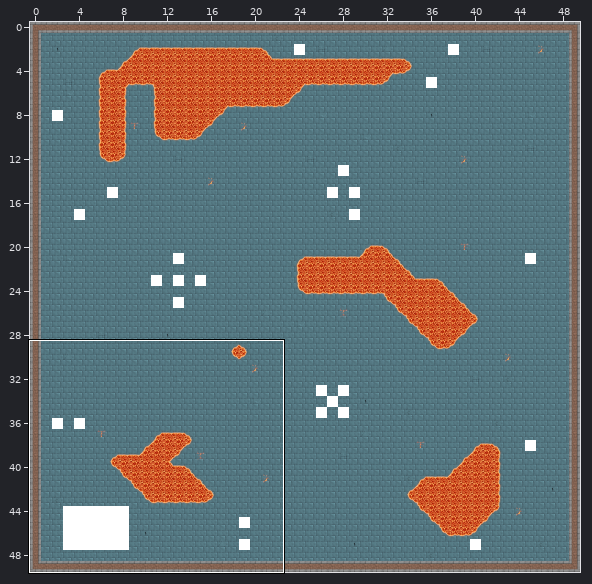
Two states of a Tiled map, Assessment 3/Levels/level1 50x50.tmx. Above: a wide view before the commit, with the close-up outlined.
Close-up. The starting point:
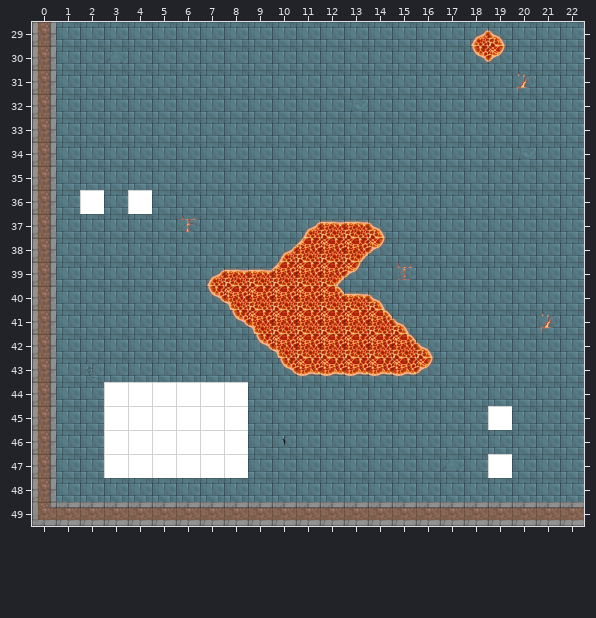
Cells are 64x64 px. Shown: x 0..22, y 29..49. The commit also changed other parts of the map, which this record leaves out.
After:
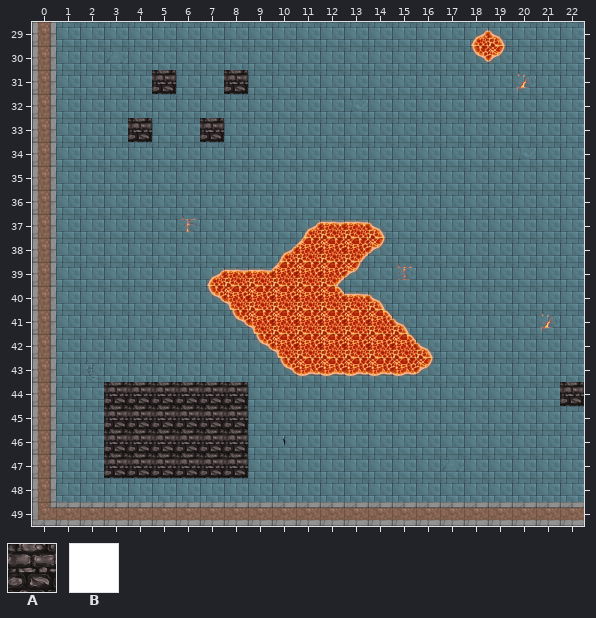
Key: from "All Tiles": A 0, B 64.
_ is an empty cell.
Change:
Layer "Enemy":
Tile B becomes tile A in rows 44 to 47 at x 3 to 8.
The author put tile A in row 31 at x 5 and 8; in row 33 at x 4 and 7; in row 44 at x 22.
The author cleared tile B in row 36 at x 2 and 4; in row 45 at x 19; in row 47 at x 19.
